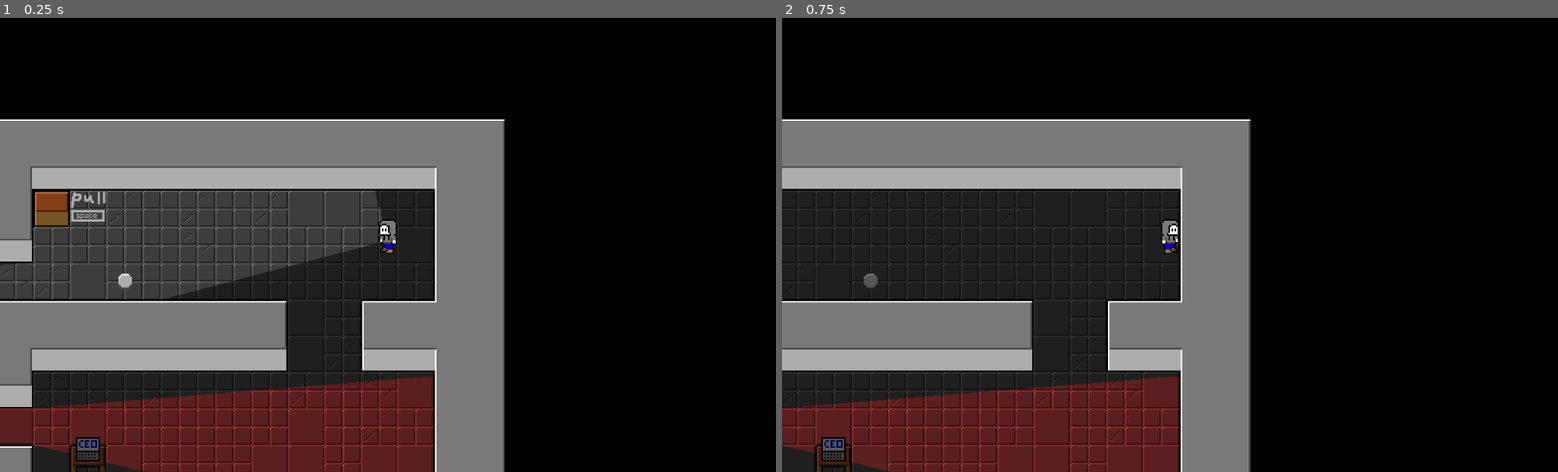
Above: before the commit, frames 1-2 (left to right).
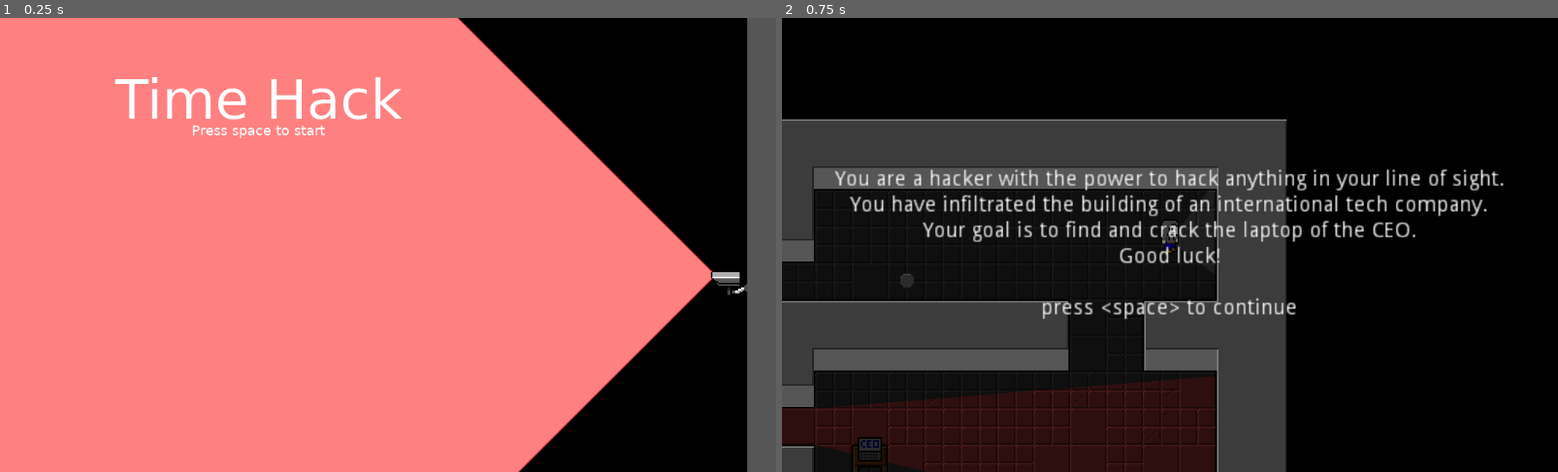
Above: after the commit, the same moments.

Repository: Astavie/Time-Hack
Game: Godot game, scene res://scenes/Title.tscn
The game is run twice, just before and just after one commit, with the same random seed, the same clock (stepped at 60 frames per second) and the same inputs. Before the commit the project starts from res://scenes/Level1.tscn.
Inputs (mouse positions are in pixels of both pictures, inside the frame that each line leads up to):
- Up to frame 1 (0.25 s): no input
- Up to frame 2 (0.75 s): tap Enter at 0.5 s; move the mouse to (1340, 222) at 0.52 s; hold D (move_right) from 0.53 s (still down); hold Space (pull) from 0.53 s (still down); click (1340, 222) at 0.67 s

The runs differ from the first frame. In frame 1, 81% of the frame differs, in the area x 0-100%, y 0-100%; in frame 2, 37%.

Commit message:
It is DONE

Diff:
--- a/project.godot
+++ b/project.godot
@@ -16,7 +16,7 @@
 [application]
 
 config/name="Stealth"
-run/main_scene="res://scenes/Level1.tscn"
+run/main_scene="res://scenes/Title.tscn"
 config/icon="res://icon.png"
 
 [display]
@@ -59,6 +59,11 @@
 "events": [ Object(InputEventKey,"resource_local_to_scene":false,"resource_name":"","device":0,"alt":false,"shift":false,"control":false,"meta":false,"command":false,"pressed":false,"scancode":75,"unicode":0,"echo":false,"script":null)
  ]
 }
+nextlevel={
+"deadzone": 0.5,
+"events": [ Object(InputEventKey,"resource_local_to_scene":false,"resource_name":"","device":0,"alt":false,"shift":false,"control":false,"meta":false,"command":false,"pressed":false,"scancode":76,"unicode":0,"echo":false,"script":null)
+ ]
+}
 
 [layer_names]
 
--- a/scenes/CCTV.tscn
+++ b/scenes/CCTV.tscn
@@ -65,3 +65,36 @@
 [node name="Beep" type="AudioStreamPlayer" parent="."]
 stream = ExtResource( 5 )
 volume_db = -15.0
+
+[node name="ColorRect" type="ColorRect" parent="."]
+margin_left = -50.0
+margin_top = -70.0
+margin_right = 50.0
+margin_bottom = -30.0
+rect_pivot_offset = Vector2( 50, 40 )
+color = Color( 0.1, 0.1, 0.1, 1 )
+__meta__ = {
+"_edit_use_anchors_": false
+}
+
+[node name="Title" type="Label" parent="ColorRect"]
+anchor_left = 0.5
+anchor_right = 0.5
+margin_left = -62.859
+margin_top = 1.38695
+margin_right = 20.141
+margin_bottom = 32.3869
+rect_scale = Vector2( 1.5, 1.5 )
+text = "Camera
+"
+align = 1
+
+[node name="Descr" type="Label" parent="ColorRect"]
+anchor_left = 0.5
+anchor_right = 0.5
+margin_left = -42.0548
+margin_top = 22.7459
+margin_right = 40.9452
+margin_bottom = 36.7459
+text = "Disable"
+align = 1
--- a/scenes/Global.tscn
+++ b/scenes/Global.tscn
@@ -7,6 +7,8 @@
 [ext_resource path="res://sfx/win.wav" type="AudioStream" id=5]
 [ext_resource path="res://script/ButtonRetryCEO.gd" type="Script" id=6]
 [ext_resource path="res://script/ButtonContinue.gd" type="Script" id=7]
+[ext_resource path="res://music/theme.wav" type="AudioStream" id=8]
+[ext_resource path="res://sfx/fall.wav" type="AudioStream" id=9]
 
 [node name="Global" type="Node2D"]
 
@@ -16,6 +18,10 @@
 
 [node name="Light" type="AudioStreamPlayer" parent="."]
 stream = ExtResource( 3 )
+volume_db = -5.0
+
+[node name="Fall" type="AudioStreamPlayer" parent="."]
+stream = ExtResource( 9 )
 volume_db = -5.0
 
 [node name="Hack" type="AudioStreamPlayer" parent="."]
@@ -226,3 +232,7 @@
 __meta__ = {
 "_edit_use_anchors_": false
 }
+
+[node name="Music" type="AudioStreamPlayer" parent="."]
+stream = ExtResource( 8 )
+volume_db = -10.0
--- /dev/null
+++ b/scenes/Grate.tscn
@@ -0,0 +1,69 @@
+[gd_scene load_steps=7 format=2]
+
+[ext_resource path="res://script/Grate.gd" type="Script" id=1]
+[ext_resource path="res://assets/player.png" type="Texture" id=2]
+
+[sub_resource type="AtlasTexture" id=1]
+atlas = ExtResource( 2 )
+region = Rect2( 144, 48, 48, 48 )
+
+[sub_resource type="AtlasTexture" id=2]
+atlas = ExtResource( 2 )
+region = Rect2( 192, 48, 48, 48 )
+
+[sub_resource type="SpriteFrames" id=3]
+animations = [ {
+"frames": [ SubResource( 1 ) ],
+"loop": true,
+"name": "default",
+"speed": 5.0
+}, {
+"frames": [ SubResource( 2 ) ],
+"loop": true,
+"name": "open",
+"speed": 5.0
+} ]
+
+[sub_resource type="RectangleShape2D" id=4]
+extents = Vector2( 48, 48 )
+
+[node name="Grate" type="Area2D"]
+use_parent_material = true
+position = Vector2( 1056, 432 )
+script = ExtResource( 1 )
+
+[node name="AnimatedSprite" type="AnimatedSprite" parent="."]
+light_mask = 5
+use_parent_material = true
+scale = Vector2( 2, 2 )
+frames = SubResource( 3 )
+
+[node name="CollisionShape2D" type="CollisionShape2D" parent="."]
+shape = SubResource( 4 )
+
+[node name="ColorRect" type="ColorRect" parent="."]
+margin_left = -50.0
+margin_top = -100.0
+margin_right = 50.0
+margin_bottom = -60.0
+color = Color( 0.1, 0.1, 0.1, 1 )
+__meta__ = {
+"_edit_use_anchors_": false
+}
+
+[node name="Title" type="Label" parent="ColorRect"]
+margin_left = 18.1108
+margin_top = 0.508301
+margin_right = 58.1108
+margin_bottom = 14.5083
+rect_scale = Vector2( 1.5, 1.5 )
+text = "Grate"
+align = 1
+
+[node name="Desc" type="Label" parent="ColorRect"]
+margin_left = 21.5366
+margin_top = 22.6441
+margin_right = 73.5366
+margin_bottom = 36.6441
+text = "Remove"
+align = 1
--- a/scenes/Level1.tscn
+++ b/scenes/Level1.tscn
@@ -69,7 +69,7 @@
 
 [node name="Hack" type="Sprite" parent="hidden"]
 use_parent_material = true
-position = Vector2( 24, 408 )
+position = Vector2( 24, 504 )
 texture = SubResource( 2 )
 
 [node name="Crack" type="Sprite" parent="hidden"]
@@ -100,3 +100,69 @@
 collision_mask = 4
 
 [node name="CEO" parent="." instance=ExtResource( 14 )]
+
+[node name="Tutorial" type="CanvasLayer" parent="."]
+
+[node name="Hacker" type="Node2D" parent="Tutorial"]
+visible = false
+
+[node name="ColorRect" type="ColorRect" parent="Tutorial/Hacker"]
+margin_right = 1024.0
+margin_bottom = 600.0
+color = Color( 0, 0, 0, 0.5 )
+__meta__ = {
+"_edit_use_anchors_": false
+}
+
+[node name="Label" type="Label" parent="Tutorial/Hacker/ColorRect"]
+anchor_left = 0.5
+anchor_top = 0.5
+anchor_right = 0.5
+anchor_bottom = 0.5
+margin_left = -512.0
+margin_top = -300.0
+rect_scale = Vector2( 2, 2 )
+text = "You are a hacker with the power to hack anything in your line of sight.
+You have infiltrated the building of an international tech company.
+Your goal is to find and crack the laptop of the CEO.
+Good luck!
+
+press <space> to continue"
+align = 1
+valign = 1
+__meta__ = {
+"_edit_use_anchors_": false
+}
+
+[node name="CEO" type="Node2D" parent="Tutorial"]
+visible = false
+
+[node name="ColorRect" type="ColorRect" parent="Tutorial/CEO"]
+margin_right = 1024.0
+margin_bottom = 600.0
+color = Color( 0, 0, 0, 0.5 )
+__meta__ = {
+"_edit_use_anchors_": false
+}
+
+[node name="Label" type="Label" parent="Tutorial/CEO/ColorRect"]
+anchor_left = 0.5
+anchor_top = 0.5
+anchor_right = 0.5
+anchor_bottom = 0.5
+margin_left = -512.0
+margin_top = -300.0
+rect_scale = Vector2( 2, 2 )
+text = "Years later, you invent time travel and go back in time.
+With your knowledge from the future, you started a tech company.
+However, this is the exact same company you infiltrated in the past.
+Capture your past self before they crack your password!
+
+You can only see through CCTV Cameras, but you can hack anything.
+
+press <space> to continue"
+align = 1
+valign = 1
+__meta__ = {
+"_edit_use_anchors_": false
+}
--- a/scenes/Level2.tscn
+++ b/scenes/Level2.tscn
@@ -1,11 +1,11 @@
-[gd_scene load_steps=23 format=2]
+[gd_scene load_steps=20 format=2]
 
 [ext_resource path="res://assets/tileset.tres" type="TileSet" id=1]
 [ext_resource path="res://script/Root.gd" type="Script" id=2]
 [ext_resource path="res://scenes/Button.tscn" type="PackedScene" id=3]
 [ext_resource path="res://assets/hidden_material.tres" type="Material" id=4]
 [ext_resource path="res://scenes/Global.tscn" type="PackedScene" id=5]
-[ext_resource path="res://script/Grate.gd" type="Script" id=6]
+[ext_resource path="res://scenes/Grate.tscn" type="PackedScene" id=6]
 [ext_resource path="res://assets/background_material.tres" type="Material" id=7]
 [ext_resource path="res://scenes/Box.tscn" type="PackedScene" id=8]
 [ext_resource path="res://scenes/Player.tscn" type="PackedScene" id=9]
@@ -15,30 +15,7 @@
 [ext_resource path="res://scenes/Door.tscn" type="PackedScene" id=13]
 [ext_resource path="res://scenes/CEO.tscn" type="PackedScene" id=14]
 [ext_resource path="res://scenes/Computer.tscn" type="PackedScene" id=15]
-
-[sub_resource type="AtlasTexture" id=4]
-atlas = ExtResource( 11 )
-region = Rect2( 144, 48, 48, 48 )
-
-[sub_resource type="AtlasTexture" id=5]
-atlas = ExtResource( 11 )
-region = Rect2( 192, 48, 48, 48 )
-
-[sub_resource type="SpriteFrames" id=6]
-animations = [ {
-"frames": [ SubResource( 4 ) ],
-"loop": true,
-"name": "default",
-"speed": 5.0
-}, {
-"frames": [ SubResource( 5 ) ],
-"loop": true,
-"name": "open",
-"speed": 5.0
-} ]
-
-[sub_resource type="RectangleShape2D" id=7]
-extents = Vector2( 48, 48 )
+[ext_resource path="res://scenes/Title2.tscn" type="PackedScene" id=16]
 
 [sub_resource type="AtlasTexture" id=1]
 atlas = ExtResource( 11 )
@@ -55,6 +32,7 @@
 [node name="Level2" type="Node2D"]
 material = ExtResource( 7 )
 script = ExtResource( 2 )
+nextLevel = ExtResource( 16 )
 
 [node name="Global" parent="." instance=ExtResource( 5 )]
 
@@ -68,19 +46,7 @@
 format = 1
 tile_data = PoolIntArray( 196622, 0, 0, 196623, 0, 1, 196624, 0, 1, 196625, 0, 0, 196626, 0, 65537, 196627, 0, 65537, 1 …(1568 unchanged characters)…
 
-[node name="Grate" type="Area2D" parent="."]
-use_parent_material = true
-position = Vector2( 1056, 432 )
-script = ExtResource( 6 )
-
-[node name="AnimatedSprite" type="AnimatedSprite" parent="Grate"]
-light_mask = 5
-use_parent_material = true
-scale = Vector2( 2, 2 )
-frames = SubResource( 6 )
-
-[node name="CollisionShape2D" type="CollisionShape2D" parent="Grate"]
-shape = SubResource( 7 )
+[node name="Grate" parent="." instance=ExtResource( 6 )]
 
 [node name="Walls" type="TileMap" parent="."]
 light_mask = 0
--- a/scenes/Player.tscn
+++ b/scenes/Player.tscn
@@ -1,10 +1,11 @@
-[gd_scene load_steps=11 format=2]
+[gd_scene load_steps=12 format=2]
 
 [ext_resource path="res://script/Player.gd" type="Script" id=1]
 [ext_resource path="res://assets/player.png" type="Texture" id=2]
 [ext_resource path="res://scenes/Light.tscn" type="PackedScene" id=3]
+[ext_resource path="res://sfx/step.wav" type="AudioStream" id=4]
 
-[sub_resource type="AtlasTexture" id=1]
+[sub_resource type="AtlasTexture" id=6]
 atlas = ExtResource( 2 )
 region = Rect2( 0, 24, 24, 24 )
 
@@ -51,9 +52,9 @@
 use_parent_material = true
 position = Vector2( 0, -12 )
 scale = Vector2( 2, 2 )
-frames = SubResource( 6 )
+frames = SubResource( 7 )
 animation = "run"
-frame = 2
+frame = 1
 playing = true
 
 [node name="Light" parent="." instance=ExtResource( 3 )]
@@ -87,3 +88,7 @@
 enabled = true
 cast_to = Vector2( 20, 0 )
 collision_mask = 2
+
+[node name="AudioStreamPlayer" type="AudioStreamPlayer" parent="."]
+stream = ExtResource( 4 )
+volume_db = -20.0
--- /dev/null
+++ b/scenes/Title.gd
@@ -0,0 +1,5 @@
+extends Node2D
+
+func _process(delta):
+	if Input.is_action_just_pressed("pull"):
+		get_tree().change_scene("res://scenes/Level1.tscn");
--- /dev/null
+++ b/scenes/Title.tscn
@@ -0,0 +1,11 @@
+[gd_scene load_steps=3 format=2]
+
+[ext_resource path="res://assets/title.png" type="Texture" id=1]
+[ext_resource path="res://scenes/Title.gd" type="Script" id=2]
+
+[node name="Node2D" type="Node2D"]
+script = ExtResource( 2 )
+
+[node name="title" type="Sprite" parent="."]
+texture = ExtResource( 1 )
+centered = false
--- /dev/null
+++ b/scenes/Title2.tscn
@@ -0,0 +1,11 @@
+[gd_scene load_steps=3 format=2]
+
+[ext_resource path="res://assets/title2.png" type="Texture" id=1]
+[ext_resource path="res://scenes/Title.gd" type="Script" id=2]
+
+[node name="Node2D" type="Node2D"]
+script = ExtResource( 2 )
+
+[node name="title" type="Sprite" parent="."]
+texture = ExtResource( 1 )
+centered = false
--- a/script/ButtonRetryCEO.gd
+++ b/script/ButtonRetryCEO.gd
@@ -6,5 +6,6 @@
 		owner = get_owner();
 
 	owner.play_mode(1);
+
 	get_parent().visible = false;
 	pressed = false;
--- a/script/CCTVArea.gd
+++ b/script/CCTVArea.gd
@@ -17,6 +17,10 @@
 	return fposmod(x + PI, 2.0*PI) - PI
 
 func _ready():
+	get_node("ColorRect").rect_scale = Vector2(1 / scale.x, 1 / scale.y);
+	get_node("ColorRect").rect_rotation = -rotation_degrees
+	get_node("ColorRect").visible = false;
+
 	get_owner().trackable.push_back(self);
 	get_owner().lights.push_back(get_node("Light2D"));
 
@@ -62,6 +66,10 @@
 		time -= delta;
 		if time <= 0:
 			get_owner().lose();
+
+	var area_extents = self.get_node("CollisionShape2D").shape.extents;
+	var area_rect = Rect2(self.global_position - area_extents, area_extents * 2);
+	get_node("ColorRect").visible = area_rect.has_point(get_global_mouse_position());
 
 	var angle = 0;
 	if !enabled:
@@ -113,6 +121,8 @@
 	if get_owner().frame_one == 0:
 		get_owner().play_hack();
 
+	get_node("ColorRect/Descr").text = "Enable";
+
 	get_node("Light2D").visible = false;
 	get_node("Light").visible = false;
 	enabled = false;
@@ -121,6 +131,8 @@
 	if get_owner().frame_one == 0:
 		get_owner().play_hack();
 
+	get_node("ColorRect/Descr").text = "Disable";
+
 	enabled = true;
 
 func is_hacked():
--- a/script/Grate.gd
+++ b/script/Grate.gd
@@ -39,6 +39,12 @@
 	var result = space_state.intersect_ray(player.get_global_position(), mouse, [player, self], collision_mask);
 	return !result;
 
+
+func _process(delta):
+	var area_extents = self.get_node("CollisionShape2D").shape.extents;
+	var area_rect = Rect2(self.global_position - area_extents, area_extents * 2);
+	get_node("ColorRect").visible = area_rect.has_point(get_global_mouse_position());
+
 # Hackable
 
 var prev = false;
@@ -70,6 +76,7 @@
 		get_owner().play_hack();
 
 	get_node("AnimatedSprite").animation = "open";
+	get_node("ColorRect/Desc").text = "Replace";
 	open = true;
 
 func unhack():
@@ -77,6 +84,7 @@
 		get_owner().play_hack();
 
 	get_node("AnimatedSprite").animation = "default";
+	get_node("ColorRect/Desc").text = "Remove";
 	open = false;
 
 func is_hacked():
--- a/script/Player.gd
+++ b/script/Player.gd
@@ -76,6 +76,9 @@
 
 # Movable
 
+var prev;
+var move = 0;
+
 var movement = [];
 var initial;
 
@@ -86,12 +89,20 @@
 		rotation += PI * delta;
 		scale /= 1.05;
 
+	move += (position - prev).length();
+	prev = position;
+	if move > 64:
+		move = 0;
+		if get_owner().frame_one == 0:
+			get_node("AudioStreamPlayer").play();
+
 func fall():
 	falling = true;
 	get_node("Light").visible = false;
 	get_owner().die();
 
 func _ready():
+	prev = position;
 	get_owner().trackable.push_back(self);
 	initial = [is_flipped(), get_position()];
 
--- a/script/Root.gd
+++ b/script/Root.gd
@@ -14,17 +14,36 @@
 var next_mode = -1;
 var frame = 0;
 
+var tutorial_num = 0;
+var shown_ceo = false;
+
 export var tutorial = false;
 export(PackedScene) var nextLevel;
 
 func _ready():
+	get_node("Global/Music").play();
 	init_material = material;
 	hidden_material = get_node("hidden").material;
+	if tutorial:
+		tutorial_num = 1;
+		transition = true;
+		get_node("Tutorial/Hacker").visible = true;
 
 func get_player():
 	return get_node("Player");
 
+func ceo():
+	if !tutorial || shown_ceo:
+		return false;
+
+	shown_ceo = true;
+	tutorial_num = 2;
+	transition = true;
+	get_node("Tutorial/CEO").visible = true;
+	return true;
+
 func lose():
+	get_node("Global/Music").stop();
 	if mode == 1:
 		for moving in trackable:
 			moving.rewind_stop();
@@ -34,16 +53,19 @@
 	lose_time = 1;
 
 func die():
+	get_node("Global/Music").stop();
 	if lose_time > 0:
 		return;
 
 	transition = true;
+	get_node("Global/Fall").play();
 	if mode == 0:
 		get_node("Global/DiePlayer/Node2D").visible = true;
 	else:
 		get_node("Global/DieCEO/Node2D").visible = true;
 
 func laptop():
+	get_node("Global/Music").stop();
 	if lose_time > 0:
 		return;
 
@@ -52,7 +74,7 @@
 		get_node("Global/Win").play();
 		get_node("Global/WinPlayer/Node2D").visible = true;
 	else:
-		get_node("Global/Light").play();
+		get_node("Global/Fall").play();
 		get_node("Global/LoseCEO/Node2D").visible = true;
 
 func play_hack():
@@ -62,10 +84,21 @@
 	next_mode = mode;
 
 func _process(delta):
-	if !transition && Input.is_action_just_pressed("switch"):
-		play_mode(abs(mode - 1));
+	#if !transition && Input.is_action_just_pressed("switch"):
+	#	play_mode(abs(mode - 1));
+	#if !transition && Input.is_action_just_pressed("nextlevel"):
+	#	get_tree().change_scene_to(nextLevel);
+	#	return;
+
+	if tutorial_num > 0 && Input.is_action_just_pressed("pull"):
+		tutorial_num = 0;
+		transition = false;
+		get_node("Tutorial/Hacker").visible = false;
+		get_node("Tutorial/CEO").visible = false;
 
 	if next_mode != -1:
+		get_node("Global/Music").play();
+
 		self.mode = next_mode;
 		next_mode = -1;
 		frame = 0;
@@ -83,6 +116,9 @@
 		frame_one = 3;
 		for moving in trackable:
 			moving.reset();
+
+		if mode == 1:
+			ceo();
 
 	if lose_time > 0:
 		lose_time -= delta;
Binary file added: assets/title.png
Binary file added: assets/title2.png
Not shown, added: assets/title2.png.import
Not shown, added: export_presets.cfg
Not shown, added: music/theme.wav.import
Not shown: 1 places in scenes/Global.tscn that only renumber resources
Not shown: 3 places in scenes/Player.tscn that only renumber resources
Not shown, added: sfx/fall.wav.import
Not shown, added: sfx/step.wav.import
Not shown, added: music/theme.wav
Not shown, added: sfx/fall.wav
Not shown, added: sfx/step.wav
